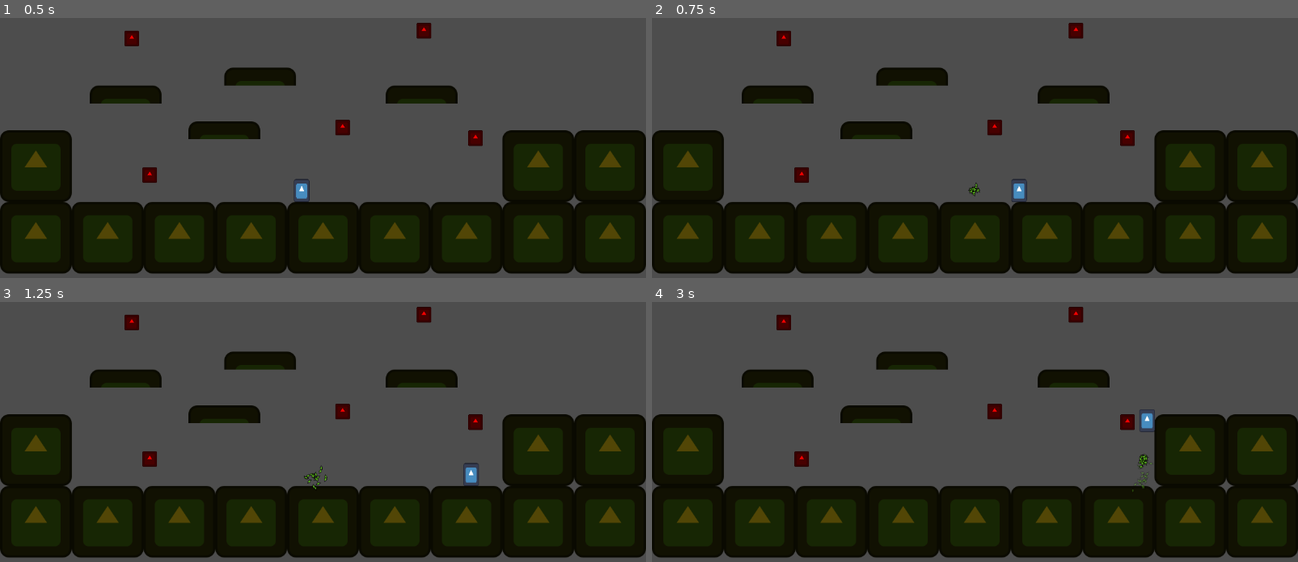
Above: before the commit, frames 1-4 (two rows, left to right).
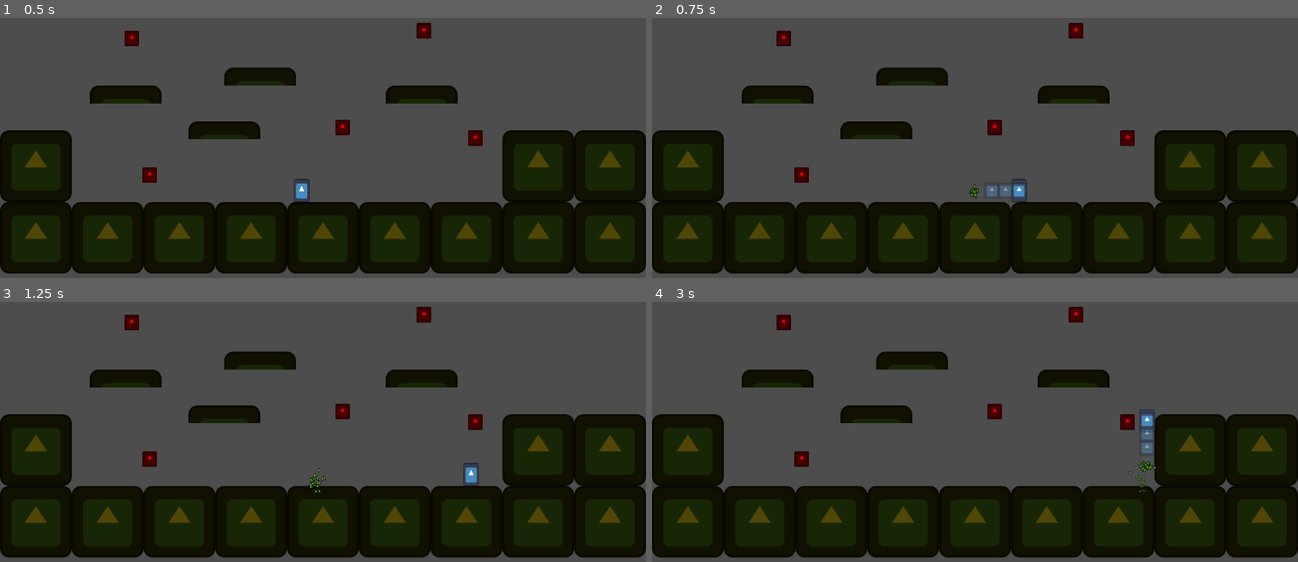
Above: after the commit, the same moments.

Repository: carterw11/lojam2023
Game: Godot game, scene res://Levels/player_test_level.tscn
Two runs of this game, one before a commit and one after it. Both use one fixed random seed, a clock stepped at 60 frames per second and the inputs below. The engine's default icon, where the game draws it, is replaced by a stand-in: a white triangle on a blue panel in a dark square.
Inputs (mouse positions are in pixels of both pictures, inside the frame that each line leads up to):
- Up to frame 1 (0.5 s): no input
- Up to frame 2 (0.75 s): move the mouse to (1117, 77) at 0.52 s; hold D (right) from 0.53 s (still down); tap Shift (dash) at 0.6 s
- Up to frame 3 (1.25 s): keep holding D (right); tap Space (jump) at 0.77 s
- Up to frame 4 (3 s): move the mouse to (845, 398) at 1.27 s; release D (right) at 1.28 s; hold S (down) 1.28-2.03 s; click (845, 398) at 1.35 s; tap Space (jump) at 1.52 s; tap Shift (dash) at 1.55, 2.1, 2.85 s; move the mouse to (outside the picture) at 2.02 s; hold D (right) 2.03-2.78 s; move the mouse to (942, 452) at 2.77 s; hold W (up) from 2.78 s (still down)

Frame 1 is identical in both runs. In frame 2, 0.2% of the frame differs, in the area x 48-58%, y 63-70%; in frame 3, 0.1%; in frame 4, 0.3%, in the area x 73-78%, y 42-74%.

Commit message:
Updated Particles
Added new dash trail particles, might edit later. Changed leaf particles on dash to proper velocity

Diff:
--- /dev/null
+++ b/Particles/TrailEffect.gd
@@ -0,0 +1,14 @@
+extends GPUParticles2D
+
+@onready var timer = $LifetimeTimer
+
+func _ready():
+	self.emitting = true
+
+func _process(_delta):
+	if(!emitting):
+		timer.start()
+
+
+func _on_lifetime_timer_timeout():
+	queue_free()
--- /dev/null
+++ b/Particles/dash_particles.gd
@@ -0,0 +1,10 @@
+extends Node2D
+
+@onready var trailParticles = $TrailEffect
+
+func _ready():
+	trailParticles.emitting = true
+
+func _process(_delta):
+	if(get_child_count() == 0):
+		queue_free()
--- /dev/null
+++ b/Particles/dash_particles.tscn
@@ -0,0 +1,37 @@
+[gd_scene load_steps=7 format=3 uid="uid://j6eyepvctgku"]
+
+[ext_resource type="Script" path="res://Particles/dash_particles.gd" id="1_t0o61"]
+[ext_resource type="Texture2D" uid="uid://bp2joo7ii7iul" path="res://icon.svg" id="1_yomhy"]
+[ext_resource type="Script" path="res://Particles/TrailEffect.gd" id="3_35nvx"]
+
+[sub_resource type="Gradient" id="Gradient_0krt6"]
+offsets = PackedFloat32Array(0, 0.644444)
+colors = PackedColorArray(1, 1, 1, 0.698039, 1, 1, 1, 0)
+
+[sub_resource type="GradientTexture1D" id="GradientTexture1D_rapvg"]
+gradient = SubResource("Gradient_0krt6")
+
+[sub_resource type="ParticleProcessMaterial" id="ParticleProcessMaterial_yte64"]
+particle_flag_disable_z = true
+direction = Vector3(0, 0, 0)
+gravity = Vector3(0, 0, 0)
+orbit_velocity_min = 0.0
+orbit_velocity_max = 0.0
+scale_min = 0.22
+scale_max = 0.22
+color_ramp = SubResource("GradientTexture1D_rapvg")
+
+[node name="Dash Particles" type="Node2D"]
+script = ExtResource("1_t0o61")
+
+[node name="TrailEffect" type="GPUParticles2D" parent="."]
+amount = 10
+process_material = SubResource("ParticleProcessMaterial_yte64")
+texture = ExtResource("1_yomhy")
+lifetime = 0.2
+one_shot = true
+script = ExtResource("3_35nvx")
+
+[node name="LifetimeTimer" type="Timer" parent="TrailEffect"]
+
+[connection signal="timeout" from="TrailEffect/LifetimeTimer" to="TrailEffect" method="_on_lifetime_timer_timeout"]
--- a/Particles/leaf_effect.gd
+++ b/Particles/leaf_effect.gd
@@ -3,6 +3,6 @@
 func _ready():
 	self.emitting = true
 
-func _process(delta):
-	if(!emitting):
+func _process(_delta):
+	if(!self.emitting):
 		queue_free()
--- a/Particles/leaf_effect.tscn
+++ b/Particles/leaf_effect.tscn
@@ -1,7 +1,6 @@
 [gd_scene load_steps=6 format=3 uid="uid://brqrdjrtdy8yv"]
 
-[ext_resource type="Texture2D" uid="uid://d1jsnspj3mm64" path="res://Images/leaf_test.png" id="1_ntvcd"]
-[ext_resource type="Script" path="res://Particles/leaf_effect.gd" id="2_jnxr4"]
+[ext_resource type="Texture2D" uid="uid://4gn8vwsmg81c" path="res://Images/leaf_test.png" id="1_ntvcd"]
 
 [sub_resource type="Gradient" id="Gradient_1v7rd"]
 offsets = PackedFloat32Array(0, 0.62963, 1)
@@ -24,6 +23,17 @@
 turbulence_enabled = true
 turbulence_noise_scale = 1.84
 
+[sub_resource type="GDScript" id="GDScript_r5d8b"]
+script/source = "extends GPUParticles2D
+
+func _ready():
+	self.emitting = true
+
+func _process(_delta):
+	if(!emitting):
+		queue_free()
+"
+
 [node name="LeafEffect" type="GPUParticles2D"]
 emitting = false
 amount = 20
@@ -32,4 +42,4 @@
 one_shot = true
 explosiveness = 1.0
 randomness = 1.0
-script = ExtResource("2_jnxr4")
+script = SubResource("GDScript_r5d8b")
--- a/Player/player.gd
+++ b/Player/player.gd
@@ -33,6 +33,7 @@
 # Whip packed scene
 @export var playerWhip : PackedScene
 @export var leafParticles : PackedScene
+@export var dashParticles : PackedScene
 
 var gravity = ProjectSettings.get_setting("physics/2d/default_gravity")
 
@@ -120,14 +121,11 @@
 			velocity = dashSpeed * inputDirection
 		else:
 			velocity = dashSpeed * Vector2(faceDirection,0.0)
-		if(faceDirection > 0):
-			var particle = leafParticles.instantiate()
-			add_child(particle)
-			particle.rotation = 90
-		else:
-			var particle = leafParticles.instantiate()
-			add_child(particle)
-			particle.rotation = -90
+		var particle = dashParticles.instantiate()
+		add_child(particle)
+		particle = leafParticles.instantiate()
+		add_child(particle)
+		particle.rotation_degrees = 90 + (180/PI) * atan2(inputDirection.y,inputDirection.x)
 		dashTimer.start()
 
 	move_and_slide()
@@ -135,7 +133,7 @@
 func _process(_delta):
 
 	# Can only attack once at a time
-	if(!isAttacking and whipUnlocked):
+	if(!isAttacking and whipUnlocked and !isDashing):
 
 		# Controller and mouse attack handled differently
 		# Controller using directional input
--- a/Player/player.tscn
+++ b/Player/player.tscn
@@ -1,9 +1,10 @@
-[gd_scene load_steps=6 format=3 uid="uid://cofy84srvcg64"]
+[gd_scene load_steps=7 format=3 uid="uid://cofy84srvcg64"]
 
 [ext_resource type="Texture2D" uid="uid://bp2joo7ii7iul" path="res://icon.svg" id="1_1pwkg"]
 [ext_resource type="Script" path="res://Player/player.gd" id="1_ihjul"]
 [ext_resource type="PackedScene" uid="uid://bb6jlp1s4wgr4" path="res://Player/player_whip.tscn" id="2_2iccw"]
 [ext_resource type="PackedScene" uid="uid://brqrdjrtdy8yv" path="res://Particles/leaf_effect.tscn" id="3_g8lxm"]
+[ext_resource type="PackedScene" uid="uid://j6eyepvctgku" path="res://Particles/dash_particles.tscn" id="4_wgyqp"]
 
 [sub_resource type="RectangleShape2D" id="RectangleShape2D_mcp3o"]
 size = Vector2(26, 40)
@@ -12,6 +13,7 @@
 script = ExtResource("1_ihjul")
 playerWhip = ExtResource("2_2iccw")
 leafParticles = ExtResource("3_g8lxm")
+dashParticles = ExtResource("4_wgyqp")
 
 [node name="Sprite2D" type="Sprite2D" parent="."]
 scale = Vector2(0.21875, 0.320313)
Not shown: 1 places in Objects/grapple_point.tscn that only renumber resources
Not shown: 1 places in Player/player_whip.tscn that only renumber resources
